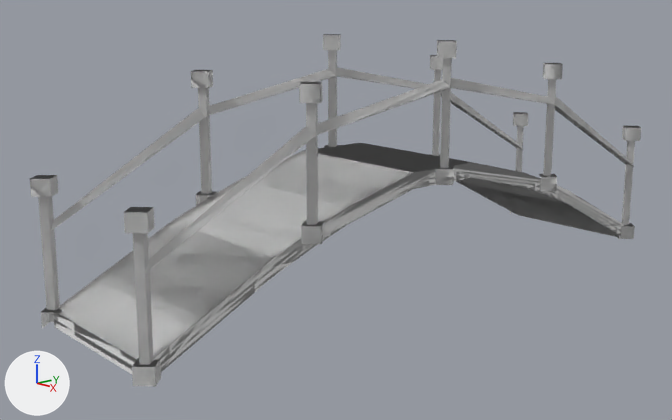
Renders of the Blender file Ninja Game/Assets/GameObjects/bridge.blend from each side of a commit.
Before and after are seen from a 50 mm lens placed at (16.55, -15.96, 7.12), pointed at (-0.6, -1.09, 1.81). Arrows for +X, +Y and +Z are at lower left; the lights stay in place.
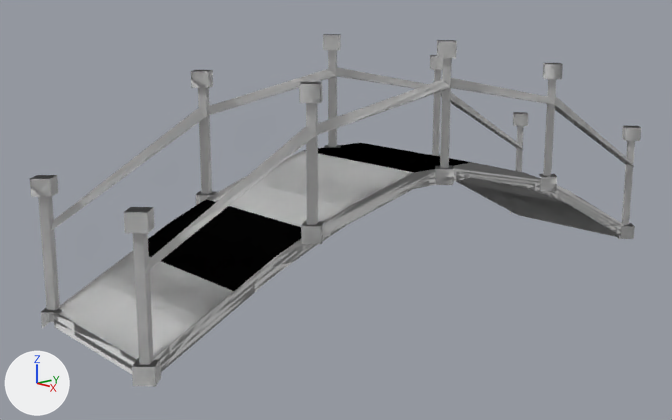
Where the change shows, as pixel boxes [x1, y1, x2, y2] in the pictures (672 x 420 px):
part 1 of me_cube_001, recoloured (white to black)
    both: [148, 199, 301, 291]
part 2 of me_cube_001, recoloured
    both: [303, 143, 472, 173]

Diff of the bpy script that builds the scene:
```diff
--- a/Ninja Game/Assets/GameObjects/bridge.blend.py
+++ b/Ninja Game/Assets/GameObjects/bridge.blend.py
@@ mat_material_001 @@
+mat_material_001 = diffuse_material('Material.001')
+mat_material_001.base_color = (0.00165, 0.00165, 0.00165)  # black #050505
@@ me_cube_001 @@
 me_cube_001.from_pydata(...)  # 732 vertices, 374 faces, 8 loose edges; spans x -4.4..0.3, y -0.3..16.3, z 0.0..6.0
 # used by ob_cube_001; location = (2.0, -8.0, 0.0)
+# me_cube_001 part 1: 2 of the faces centred in x -2.0, y 2.5..3.5, z 1.6..2.1 switch from mat_material (white #e7e7e7) to mat_material_001 (black #050505)
+# me_cube_001 part 2: 2 of the faces centred in x -2.0, y 7.5..8.5, z 3.1 switch from mat_material (white #e7e7e7) to mat_material_001 (black #050505)
```
